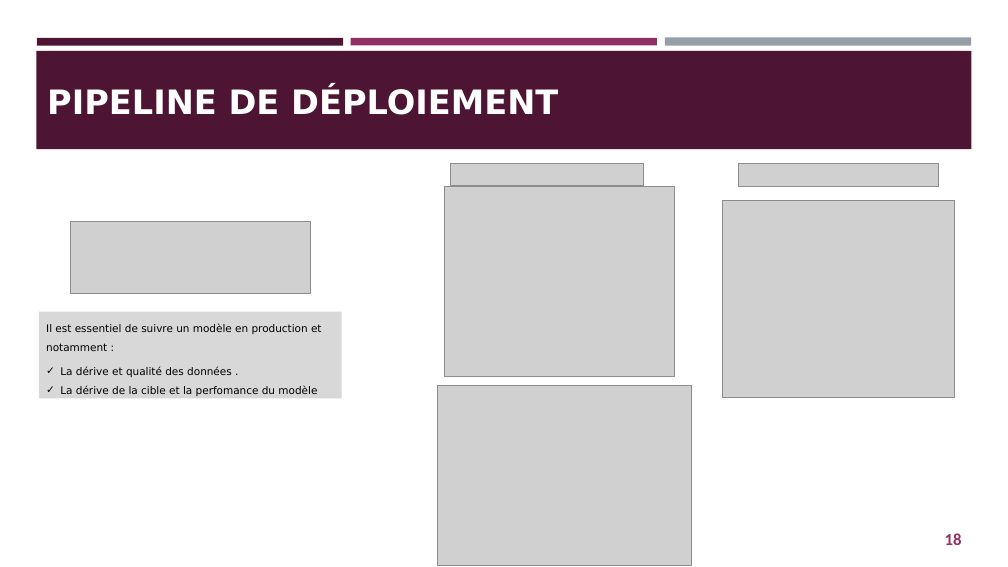
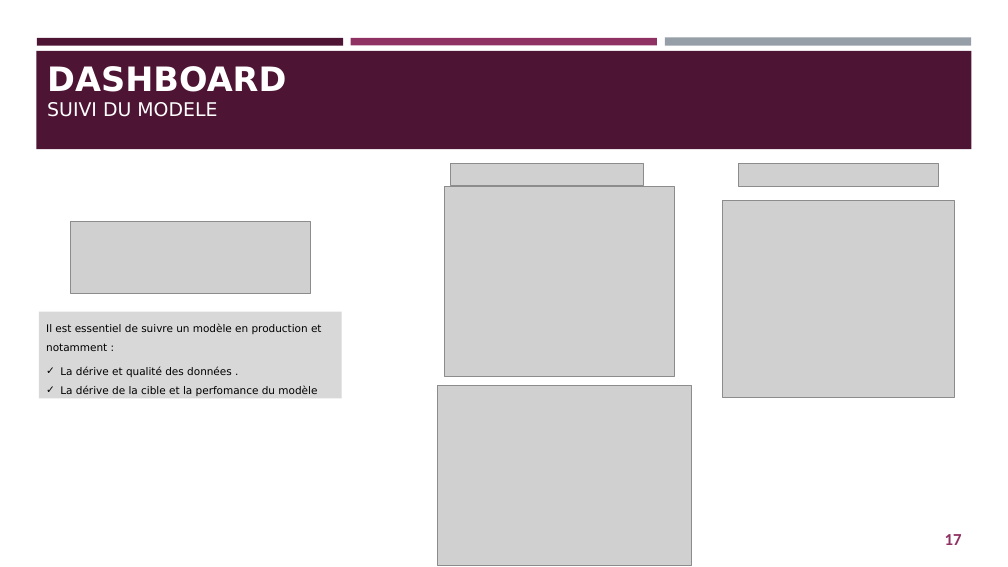
Before and after one commit to helene1219/PROJET_7_BIS_MODELISATION, a slide deck: slide 17 of Projet7_Support_Présentation.pptx (slide 18 before the commit). Drawn at 1008x567 pixels with LibreOffice and Linux fonts; fonts in the diff are those of the drawing; grey boxes stand for pictures. Boxes give left, top, right and bottom in pixels: in the first picture for what was removed or moved away, otherwise in the second. Text is boxed around its words. In the diff, an @@ line names an element or a change of style, - is before the commit and + after.

```diff
--- a/Projet7_Support_Présentation.pptx
+++ b/Projet7_Support_Présentation.pptx
@@ title at [47, 66, 286, 117]: text changed; size 32 to 18 pt; bold off @@
-PIPELINE DE DÉPLOIEMENT
+DASHBOARD
+SUIVI DU MODELE
@@ page number at [945, 534, 962, 545]: text changed @@
-18
+17
```
Also in this commit, not shown: 4 other slides changed, 2 slides added, 3 slides removed, 1 other file.
